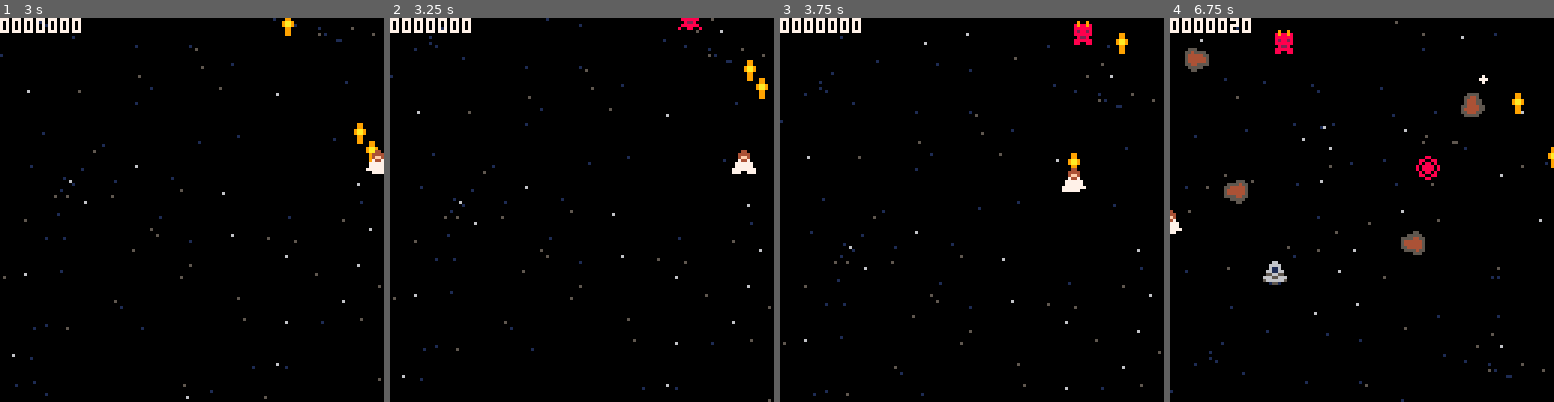
Above: before the commit, frames 1-4 (left to right).
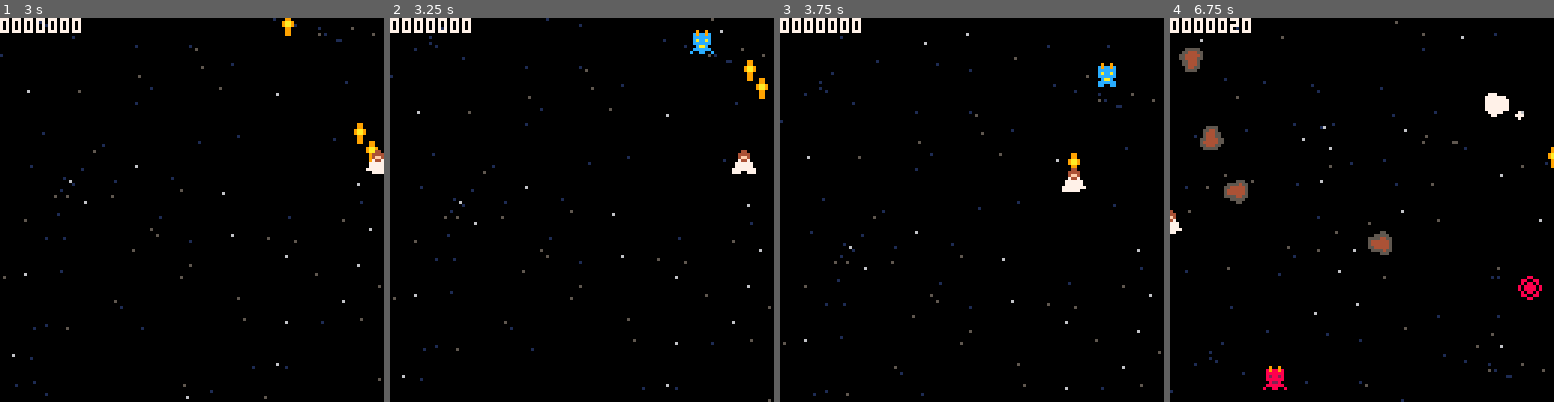
Above: after the commit, the same moments.

Repository: tech6hutch/holy-shmup
Game: PICO-8 cartridge comets.p8
The game is run twice, just before and just after one commit, with the same random seed, the same clock (stepped at 60 frames per second) and the same inputs.
Inputs:
- Up to frame 1 (3 s): tap X (X key) at 0.33, 1.07, 1.85, 2.97 s; tap O (Z key) at 0.7, 1.7, 2.1, 2.5, 2.9 s; hold Right 1.6-2.1 s; hold Up 2.15-2.42 s; hold Right from 2.47 s (still down)
- Up to frame 2 (3.25 s): release Right at 3.03 s; hold Left from 3.08 s (still down)
- Up to frame 3 (3.75 s): tap O (Z key) at 3.3, 3.7 s; release Left at 3.58 s; hold Down from 3.63 s (still down)
- Up to frame 4 (6.75 s): release Down at 3.97 s; hold Right 4.02-4.68 s; tap X (X key) at 4.08, 5.2, 6.32 s; tap O (Z key) every 0.4 s from 4.1 to 6.5 s; hold Up 4.73-5.03 s; hold Left 5.08-5.68 s; hold Down 5.73-6.03 s; hold Right 6.08-6.58 s; hold Right from 6.63 s (still down)

Frame 1 is identical in both runs. In frame 2, 0.4% of the frame differs, in the area x 75-85%, y 0-10%; in frame 3, 0.6%; in frame 4, 3.0%, in the area x 2-97%, y 3-97%.

Commit message:
add more types of demons

Diff:
--- a/comets.p8
+++ b/comets.p8
@@ -8,6 +8,8 @@
 	poke(0x5f5c,255)
 	--disable print() autoscroll
 	poke(0x5f36,0x40)
+
+	enemies_setup()
 
 	--skip intro
 	t=0 init_game() do return end
@@ -109,83 +111,136 @@
 		rnd{32,33}
 end
 
-ENEMIES={
-	{ --asteroid 1 (comes straight down)
-		hp=3,
-		update=_asteroid_update,
-	},
-	{ --asteroid 2 (sways)
-		hp=3,
-		score=2,
-		init=function(self)
-			self.start_x,self.start_time,self.period,self.distance=self.x,time(),rnd(1),rnd(20)
-		end,
-		update=function(self)
-			_asteroid_update(self)
-			self.x=self.start_x+sin((time()-self.start_time)*self.period)*self.distance
-		end,
-	},
-	{ --demon
+--need to define ENEMIES global in a function because we need a util function,
+--which won't exist until _init() since lua doesn't hoist.
+--the "__kind" fields are just for debugging, and may be removed if needed.
+function enemies_setup()
+	local DEMON_PROTOTYPE={
+		__kind="red demon",
 		hp=5,
 		score=2,
-		timer=15,
+		timer=15, speed=1,
 		init=function(self)
-			self.target=copy_to(jc)
+			self.target=self:get_new_target()
 		end,
 		update=function(self)
 			if self.target then
 				self.spr=34
-				move_ent_toward_ent(self,self.target,1)
+				move_ent_toward_ent(self,self.target,self.speed)
 				self.timer-=1
 				if self.timer<=0 then
-					self.timer,self.target=15
+					if(self.shoot)self:shoot()
+					self.timer,self.target=15*self.speed
 				end
 			else
 				self.spr=35
 				self.timer-=1
 				if self.timer<=0 then
-					self.timer,self.target=15,copy_to(jc)
-				end
-			end
-		end,
-	},
-	{ --ufo
-		spr=36, pal={},
+					self.timer,self.target=15,self:get_new_target()
+				end
+			end
+		end,
+		get_new_target=function()
+			return copy(jc)
+		end,
+	}
+	local DEMON_SHOOTS_PROTOTYPE={
+		__kind="red demon (shoots)",
+		hp=5,
 		score=3,
-		time_until_shoot=60,
+		speed=1.5,
 		update=function(self)
-			self.y+=1
-			self.time_until_shoot-=1
-			if self.time_until_shoot<=0 then
-				self.pal[1]=1
-				self.time_until_shoot=60
-				shot_pal_anim={
-					0b1011111111111111,
-					0b1101111111111111,
-					0b1001111111111111,
-				}
-				add_entity{
-					kind="enemy",
-					x=self.x, y=self.y,
-					spr=37, pal={8,8},
-					score=0,
-					direction=direction_from_ent_to_ent(self,jc),
-					update=function(self)
-						self.x+=self.direction[1]*1.5
-						self.y+=self.direction[2]*1.5
-						self.palt=shot_pal_anim[t\2%3+1]
-					end,
-				}
-			elseif self.time_until_shoot<15 then
-				self.pal[1]=7
-			end
-		end,
-	},
-}
+			if self.timer then
+				self.spr=35
+				self.y+=1
+				self.timer-=1
+				if self.timer<=0 then
+					self.timer=nil
+				end
+			else
+				self.spr=34
+				self.y+=self.speed
+				if self:shoot() then
+					self.timer=15*self.speed
+				end
+			end
+		end,
+		shoot=function(self)
+			if abs(self.y-jc.y)<16 then
+				for x in all{-1,1} do
+					shoot(self.x,self.y, {x,0.5})
+				end
+				return true
+			end
+		end,
+	}
+	local DEMON_BLUE_PARTS={
+		hp=3,
+		pal={[8]=12,[2]=10},
+		speed=2,
+	}
+
+	ENEMIES={
+		{ --asteroid 1 (comes straight down)
+			hp=3,
+			update=_asteroid_update,
+		},
+		{ --asteroid 2 (sways)
+			hp=3,
+			score=2,
+			init=function(self)
+				self.start_x,self.start_time,self.period,self.distance=self.x,time(),rnd(1),rnd(20)
+			end,
+			update=function(self)
+				_asteroid_update(self)
+				self.x=self.start_x+sin((time()-self.start_time)*self.period)*self.distance
+			end,
+		},
+		DEMON_PROTOTYPE, --red demon
+		copy(DEMON_PROTOTYPE,DEMON_BLUE_PARTS,{ --blue demon
+			__kind="blue demon",
+		}),
+		{ --ufo
+			spr=36, pal={},
+			score=3,
+			time_until_shoot=60,
+			update=function(self)
+				self.y+=1
+				self.time_until_shoot-=1
+				if self.time_until_shoot<=0 then
+					self.pal[1]=1
+					self.time_until_shoot=60
+					shoot(self.x,self.y,direction_from_ent_to_ent(self,jc))
+				elseif self.time_until_shoot<15 then
+					self.pal[1]=7
+				end
+			end,
+		},
+		DEMON_SHOOTS_PROTOTYPE, --red demon (shoots)
+		copy(DEMON_SHOOTS_PROTOTYPE,DEMON_BLUE_PARTS,{ --blue demon (shoots)
+			__kind="blue demon (shoots)",
+			shoot=function(self)
+				local y_dif=jc.y-self.y
+				if
+					y_dif>-8 and y_dif<64
+					or y_dif<0 and abs(self.x-jc.x)<16
+				then
+					for x in all{-1,1} do
+						shoot(self.x,self.y, {x,1})
+					end
+					shoot(self.x,self.y, {0,-1})
+					return true
+				end
+			end,
+		}),
+	}
+end
 
 ENEMY_PROBABILITIES={
-	-- split"0.5,0.8,1",
-	split"0.2,0.5,0.8,1",
+	-- split"0.5,0.8,-1,1",
+	-- split"0.2,0.5,0.8,-1,1",
+	-- split"0.6,-1,0.8,1,-1",
+	split"0.6,-1,0.7,0.8,-1,0.9,1",
 }
 
 function update_game()
@@ -218,7 +273,7 @@
 			end
 		end
 		assert(enemy_prototype,"missed a probability?")
-		local enemy=add_entity(copy_to(enemy_prototype,{
+		local enemy=add_entity(copy(enemy_prototype,{
 			kind="enemy",
 			x=ENTITY_MAX_LEFT+rnd(ENTITY_MAX_RIGHT-ENTITY_MAX_LEFT),
 			y=-8,
@@ -321,6 +376,26 @@
 	}),props)
 end
 
+function shoot(x,y,direction)
+	SHOT_PAL_ANIM={
+		0b1011111111111111,
+		0b1101111111111111,
+		0b1001111111111111,
+	}
+	add_entity{
+		kind="enemy",
+		x=x, y=y,
+		spr=37, pal={8,8},
+		score=0,
+		direction=direction,
+		update=function(self)
+			self.x+=self.direction[1]*1.5
+			self.y+=self.direction[2]*1.5
+			self.palt=SHOT_PAL_ANIM[t\2%3+1]
+		end,
+	}
+end
+
 --returns true if the two entities are overlapping and both are vulnerable.
 function entcol(a,b)
 	return a.invuln_time_left==0 and b.invuln_time_left==0
@@ -336,7 +411,9 @@
 function direction_from_ent_to_ent(a,b)
 	local x,y=b.x-a.x,b.y-a.y
 	--normalize vector.
-	local len=sqrt(x*x+y*y)
+	--numbers are small! but numbers are big!! need to shift them so they less big!!!!!
+	local len=sqrt((x>>4)^2+(y>>4)^2)<<4
+	if(len==0)return {0,0}
 	x/=len
 	y/=len
 	return {x,y}
@@ -362,11 +439,18 @@
 	return from+(to-from)*amt
 end
 
-function copy_to(tbl,props)
-	for k,v in pairs(props) do
-		tbl[k]=v
-	end
-	return tbl
+function copy(...)
+	local dest={}
+	for src in all({...}) do
+		copy_to(dest,src)
+	end
+	return dest
+end
+function copy_to(dest,src)
+	for k,v in pairs(src) do
+		dest[k]=v
+	end
+	return dest
 end
 
 function log(msg)
